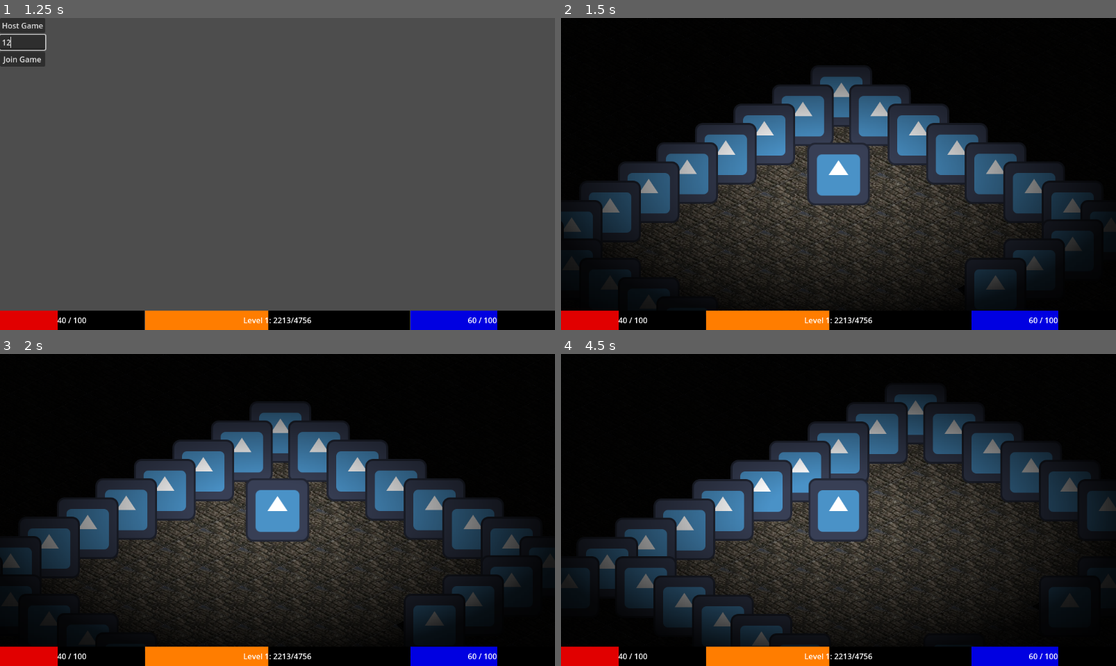
Above: before the commit, frames 1-4 (two rows, left to right).
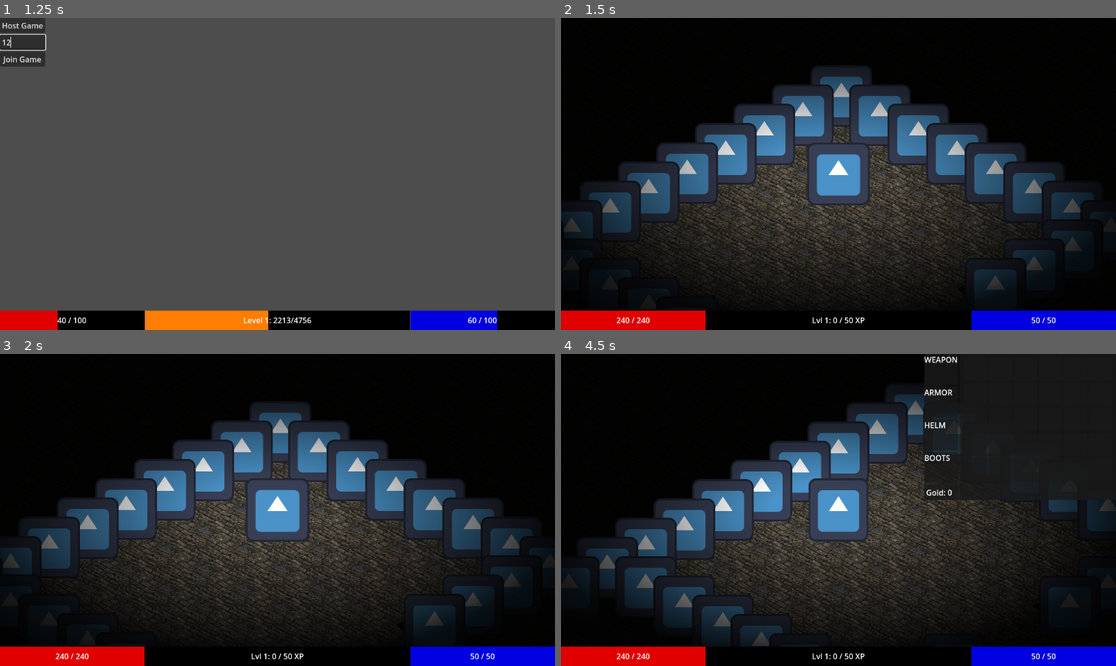
Above: after the commit, the same moments.

Repository: PietPadda/Godot_2D_ARPG
Game: Godot game, scene res://scenes/world/world.tscn
Same seed, same stepped clock (60 frames per second), same inputs: the game is played once before the commit and once after it. The engine's default icon, where the game draws it, is replaced by a stand-in: a white triangle on a blue panel in a dark square.
Inputs (mouse positions are in pixels of both pictures, inside the frame that each line leads up to):
- Up to frame 1 (1.25 s): click (22, 42) at 0.52 s; type "12" at 0.6 s
- Up to frame 2 (1.5 s): click "Host Game" at 1.25 s
- Up to frame 3 (2 s): no input
- Up to frame 4 (4.5 s): tap Enter at 2 s; move the mouse to (960, 494) at 2.02 s; tap E (interact) at 2.1, 4.35 s; click (960, 494) at 2.17 s; tap F2 (debug_respawn_enemies) at 2.75, 3.5, 4.25 s; move the mouse to (727, 525) at 2.77 s; click (727, 525) at 2.85 s; move the mouse to (894, 441) at 3.52 s; tap I (toggle_character_sheet) at 3.6 s; click (894, 441) at 3.67 s; move the mouse to (810, 572) at 4.27 s; click (810, 572) at 4.42 s

Frame 1 is identical in both runs. In frame 2, 3.2% of the frame differs, in the area x 10-100%, y 93-100%; in frame 3, 3.2%; in frame 4, 6.6%, in the area x 10-100%, y 0-100%.
Error before the commit: Parse Error: Identifier "shop_paneiil" not declared in the current scope. (res://scripts/ui/hud.gd:72)

Commit message:
fix(core): resolve network sync errors and redundant signal connections

Diff:
--- a/scripts/core/scene_manager.gd
+++ b/scripts/core/scene_manager.gd
@@ -41,6 +41,10 @@
 
 	# Server Log
 	print("[SERVER] Received request from player %s to transition to scene: %s" % [player_id, scene_path])
+
+	# THE FIX: Shut down all network visibility in the current level BEFORE transitioning.
+	if is_instance_valid(current_level) and current_level.has_method("shutdown_network_sync_for_transition"):
+		current_level.shutdown_network_sync_for_transition()
 
 	# Clear any old data from a previous transition.
 	GameManager.all_players_transition_data.clear()
--- a/scripts/ui/hud.gd
+++ b/scripts/ui/hud.gd
@@ -69,7 +69,7 @@
 	# Update the game state based on the new visibility.
 	if shop_panel.visible:
 		# If we're opening the panel, tell it to redraw its contents.
-		shop_paneiil.redraw()
+		shop_panel.redraw()
 		EventBus.change_game_state(EventBus.GameState.UI_MODE)
 	else:
 		EventBus.change_game_state(EventBus.GameState.GAMEPLAY)
--- a/scripts/ui/shop_panel.gd
+++ b/scripts/ui/shop_panel.gd
@@ -28,7 +28,9 @@
 	# Initialize the UI
 	inventory_panel.initialize_inventory(inventory_component.inventory_data)
 	for slot in inventory_panel.grid_container.get_children():
-		slot.slot_right_clicked.connect(_on_inventory_slot_right_clicked)
+		# THE FIX: Only connect the signal if it's not already connected.
+		if not slot.slot_right_clicked.is_connected(_on_inventory_slot_right_clicked):
+			slot.slot_right_clicked.connect(_on_inventory_slot_right_clicked)
 
 	# Manually draw once to show initial state
 	redraw()
